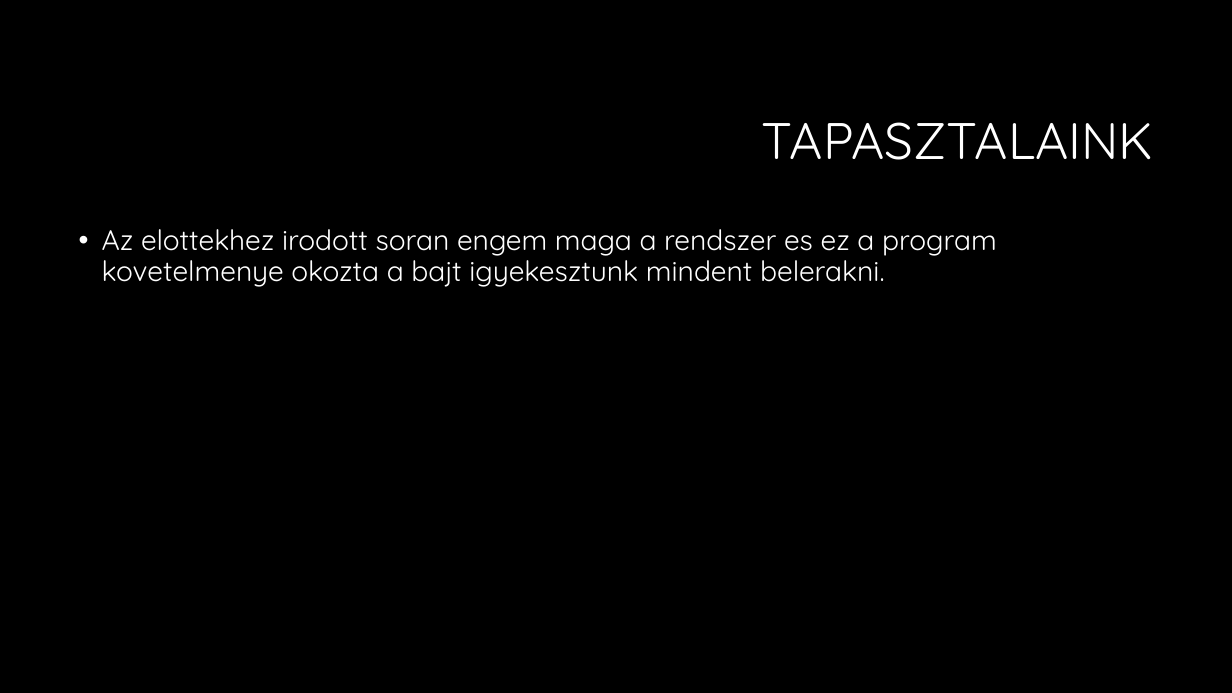
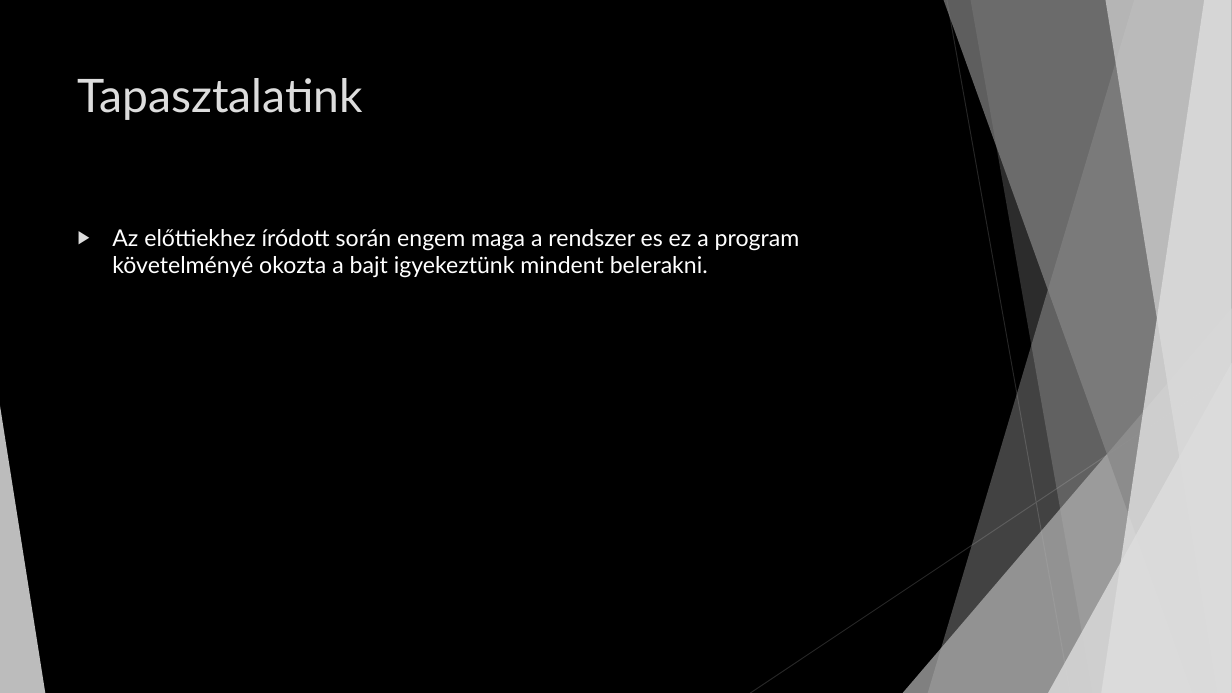
Before and after one commit to figurapeter-10327-hue/rudolfosujitottrepo, a slide deck: slide 8 of Kapcsolati ALkalmazás.pptx. Drawn at 1232x693 pixels with LibreOffice and Linux fonts; fonts in the diff are those of the drawing; background and template pictures are left out. Boxes give left, top, right and bottom in pixels: in the first picture for what was removed or moved away, otherwise in the second. Text is boxed around its words. In the diff, an @@ line names an element or a change of style, - is before the commit and + after.

```diff
--- a/Kapcsolati ALkalmazás.pptx
+++ b/Kapcsolati ALkalmazás.pptx
@@ title "Tapasztalatink" at (78, 78, 363, 120): vertical alignment middle to top @@
@@ title at (78, 78, 363, 120): text changed; size 40 to 36 pt; font Quicksand to Lato; text colour #FFFFFF to #DDDDDD @@
-TAPASZTALAINK
+Tapasztalatink
@@ text at (112, 229, 800, 278): text changed; size 22 to 18 pt; font Quicksand to Lato @@
-• Az elottekhez irodott soran engem maga a rendszer es ez a program kovetelmenye okozta a bajt igyekesztunk mindent belerakni.
+▶ Az előttiekhez íródott során engem maga a rendszer es ez a program követelményé okozta a bajt igyekeztünk mindent belerakni.
@@ group added at (0, 0, 1232, 693): 5 freeform shapes, 3 triangles, 2 lines @@
```
Also in this commit, not shown: 8 other slides changed.
